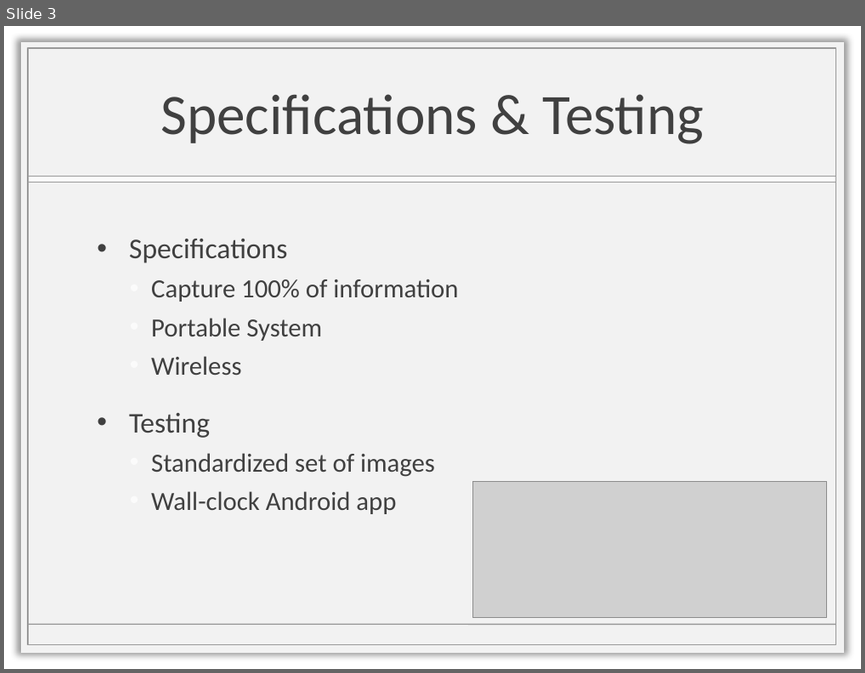
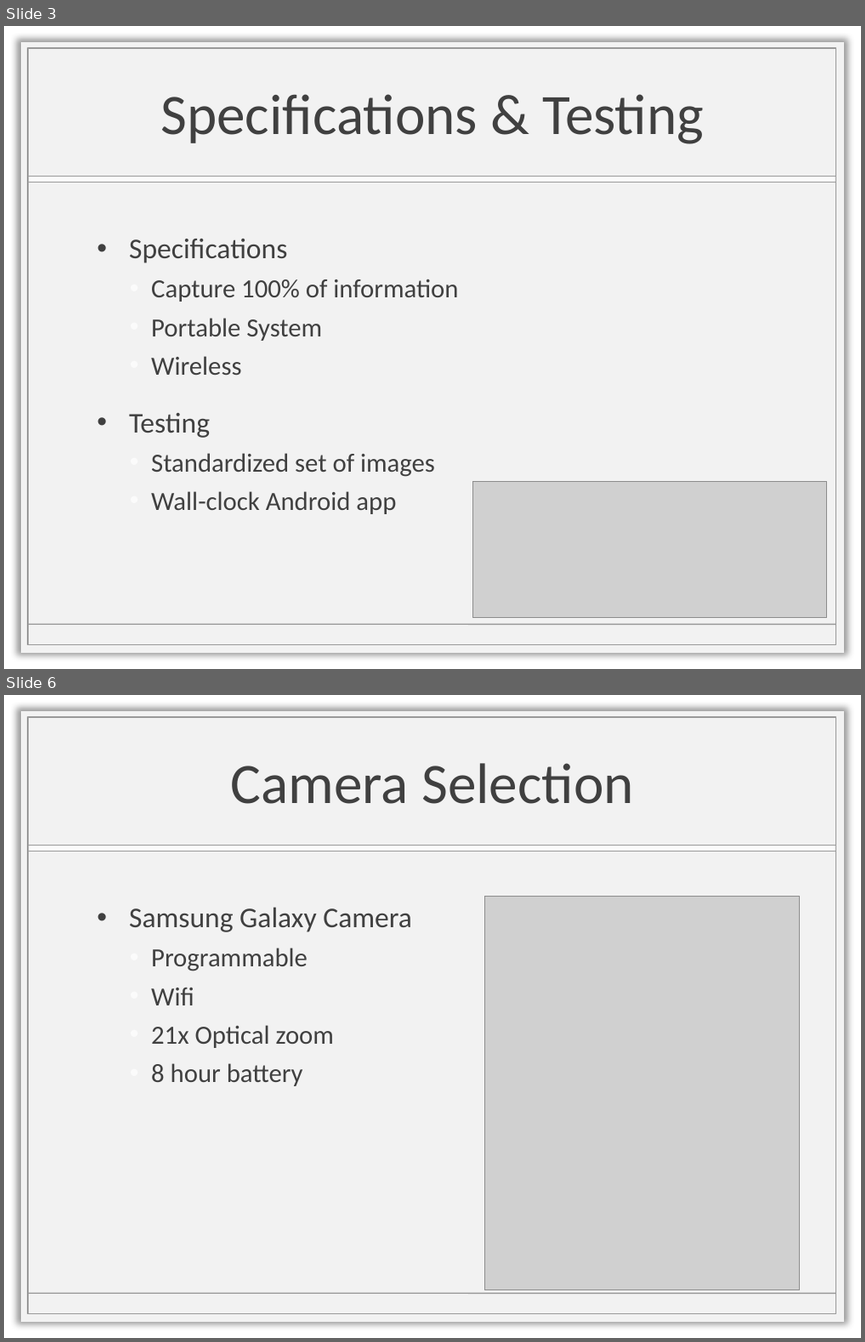
Before and after one commit to griffindunn/ProPANE, a slide deck: EOS/Panel3.pptx. Shown one above the other, each under a label of ours: slide 3 before the commit, slides 3 and 6 after it; the slides between them are not shown. The pictures are 865x673 and 865x1342 pixels, drawn with LibreOffice and Linux fonts; fonts in the diff are those of the drawing; grey boxes stand for pictures; background and template pictures are left out. Boxes give left, top, right and bottom in pixels: in the first picture for what was removed or moved away, otherwise in the second. Text is boxed around its words. In the diff, an @@ line names an element or a change of style, - is before the commit and + after.

```diff
--- a/EOS/Panel3.pptx
+++ b/EOS/Panel3.pptx
@@ slide 6 added at (4, 695, 861, 1338), background picture (left out); not listed: 4 template elements that a slide beside it also shows @@
@@ title added at (231, 763, 633, 804), 48 pt, text #404040 @@
+Camera Selection
@@ picture added at (484, 896, 799, 1291) @@
@@ text added at (129, 907, 412, 1086), 22 pt, text #404040 @@
+• Samsung Galaxy Camera
+  • Programmable
+  • Wifi
+  • 21x Optical zoom
+  • 8 hour battery
```
Also in this commit, not shown: 1 slide changed, 7 other slides added, 2 other files.
